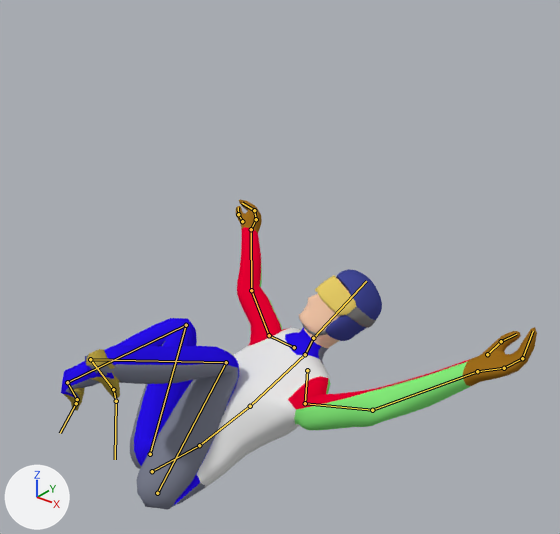
A saved change to the Blender file Assets/Models/Characters/jumper.blend.
One viewpoint serves both versions: a 50 mm camera at (1.362, -1.68, 1.154) aimed at (0.14, -0.152, 0.207). Arrows for +X, +Y and +Z are at lower left; the lights stay in place. Both versions are drawn at frame 0 of the action 'StruggleL2L2Crash'; the numbers are the values there. The bones that bend it are drawn over the model as lines.

In view in the first picture: 'Cube', 'Goggles', 'Helmet'.
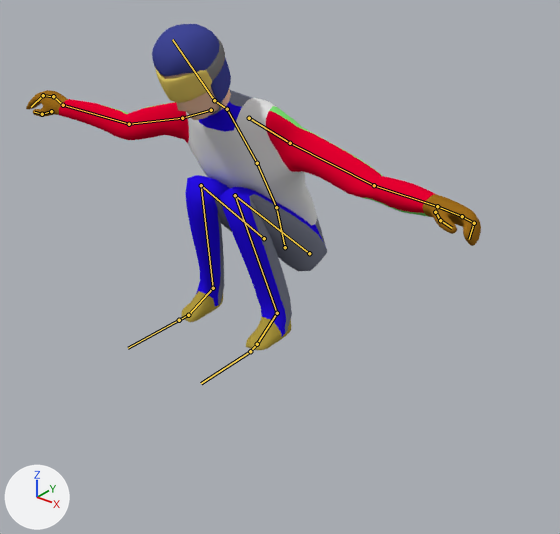
What the commit changed:
Bone 'Hips' (bone_hips) moves from (0.005, -1.132, 0.663) to (0.0, -0.706, 0.018).
Bone 'Hips' (bone_hips) turns from (-74, -36, 7) to (12, 0, 0) degrees about its own x, y and z.
Bone 'Upper Arm.L' (bone_upper_arm_l) turns from (27, -82, 66) to (16, -37, 35) degrees about its own x, y and z.
Bone 'Upper Arm.R' (bone_upper_arm_r) turns from (12, -5, -67) to (14, 13, -43) degrees about its own x, y and z.
Bone 'Lower Leg.R' (bone_lower_leg_r) turns from (-8, 8, 16) to (0, 0, 0) degrees about its own x, y and z.
Bone 'Pole Target.L' (bone_pole_target_l) moves from (0.15, -0.304, 0.378) to (0.228, 0.46, 0.003).
Bone 'Pole Target.L' (bone_pole_target_l) turns from (83, 3, -37) to (0, 0, 0) degrees about its own x, y and z.
Bone 'Leg IK.L' (bone_leg_ik_l) moves from (-0.102, -0.771, 0.044) to (0.0, -0.184, -0.022).
Bone 'Leg IK.L' (bone_leg_ik_l) turns from (-83, -1, -37) to (0, 0, 0) degrees about its own x, y and z.
Bone 'Pole Target.R' (bone_pole_target_r) moves from (-0.259, -0.164, 0.39) to (-0.228, 0.46, 0.003).
Bone 'Pole Target.R' (bone_pole_target_r) turns from (83, 3, -37) to (0, 0, 0) degrees about its own x, y and z.
Bone 'Leg IK.R' (bone_leg_ik_r) moves from (-0.188, -0.609, -0.238) to (0.0, -0.184, -0.022).
Bone 'Leg IK.R' (bone_leg_ik_r) turns from (-83, -1, -37) to (0, 0, 0) degrees about its own x, y and z.

Boxes [x1, y1, x2, y2] around the edits, measured in the pictures (560 x 534 px):
'Cube', posed
    before: [61, 200, 537, 510]
    after: [26, 73, 481, 351]
'Helmet', posed (26% taller)
    before: [302, 269, 382, 341]
    after: [152, 24, 231, 115]
'Goggles', posed
    before: [315, 275, 376, 328]
    after: [155, 38, 225, 103]
bone 'Hips', root to tip
    before: (152, 471) to (199, 445)
    after: (285, 247) to (276, 207)
bone 'Upper Arm.L', root to tip
    before: (305, 403) to (372, 410)
    after: (290, 143) to (374, 185)
bone 'Upper Arm.R', root to tip
    before: (269, 335) to (251, 290)
    after: (182, 118) to (129, 124)
bone 'Lower Leg.R', root to tip
    before: (186, 325) to (67, 382)
    after: (201, 185) to (213, 288)
